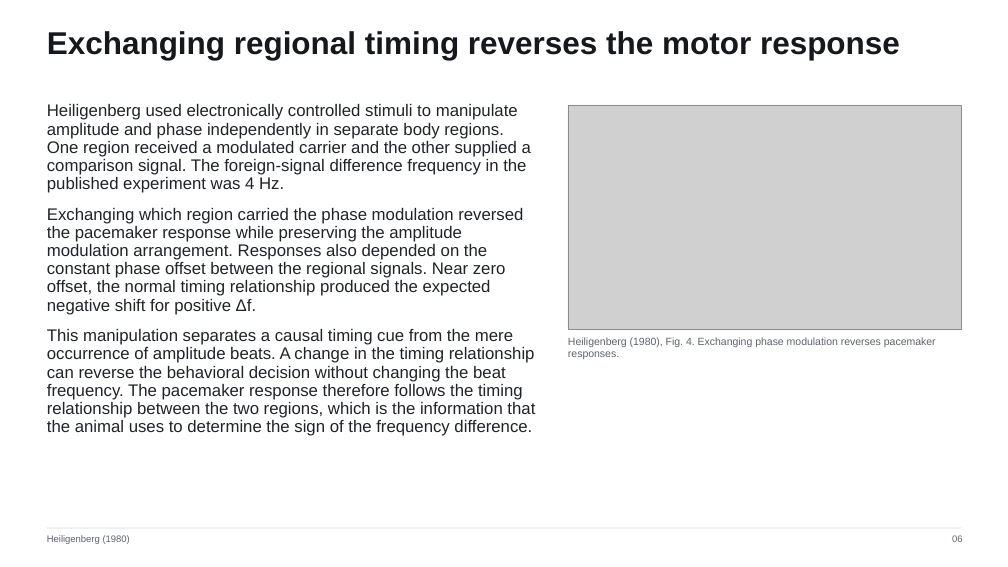
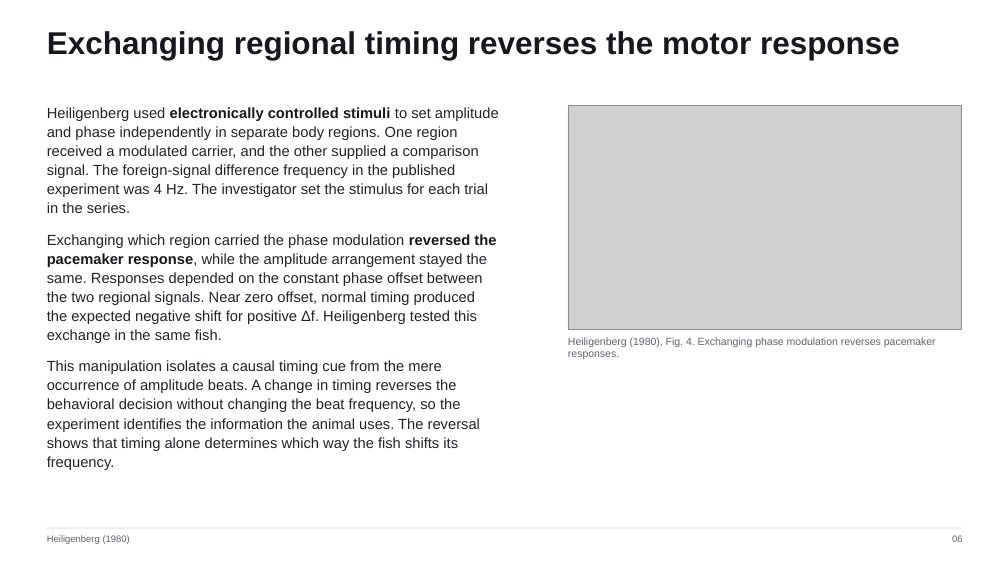
Before and after one commit to jordanxxlopez/NEUROETHOLOGY, a slide deck: slide 7 of scaffolded/Neuroethology_Lecture22_FA2026_SCAFFOLDED.pptx (slide 8 before the commit). Drawn at 1008x567 pixels with LibreOffice and Linux fonts; fonts in the diff are those of the drawing; grey boxes stand for pictures. Boxes give left, top, right and bottom in pixels: in the first picture for what was removed or moved away, otherwise in the second. Text is boxed around its words. In the diff, an @@ line names an element or a change of style, - is before the commit and + after.

```diff
--- a/scaffolded/Neuroethology_Lecture22_FA2026_SCAFFOLDED.pptx
+++ b/scaffolded/Neuroethology_Lecture22_FA2026_SCAFFOLDED.pptx
@@ text at (x1=47, y1=107, x2=499, y2=470): text changed; size 16 to 14 pt @@
-Heiligenberg used electronically controlled stimuli to manipulate amplitude and phase independently in separate body regions. One region received a modulated carrier and the other supplied a comparison signal. The foreign-signal difference frequency in the published experiment was 4 Hz.
-Exchanging which region carried the phase modulation reversed the pacemaker response while preserving the amplitude modulation arrangement. Responses also depended on the constant phase offset between the regional signals. Near zero offset, the normal timing relationship produced the expected negative shift for positive Δf.
-This manipulation separates a causal timing cue from the mere occurrence of amplitude beats. A change in the timing relationship can reverse the behavioral decision without changing the beat frequency. The pacemaker response therefore follows the timing relationship between the two regions, which is the information that the animal uses to determine the sign of the frequency difference.
+Heiligenberg used electronically controlled stimuli to set amplitude and phase independently in separate body regions. One region received a modulated carrier, and the other supplied a comparison signal. The foreign-signal difference frequency in the published experiment was 4 Hz. The investigator set the stimulus for each trial in the series.
+Exchanging which region carried the phase modulation reversed the pacemaker response, while the amplitude arrangement stayed the same. Responses depended on the constant phase offset between the two regional signals. Near zero offset, normal timing produced the expected negative shift for positive Δf. Heiligenberg tested this exchange in the same fish.
+This manipulation isolates a causal timing cue from the mere occurrence of amplitude beats. A change in timing reverses the behavioral decision without changing the beat frequency, so the experiment identifies the information the animal uses. The reversal shows that timing alone determines which way the fish shifts its frequency.
```
Also in this commit, not shown: 53 other slides changed, 5 slides added, 5 slides removed, 3 other files.
